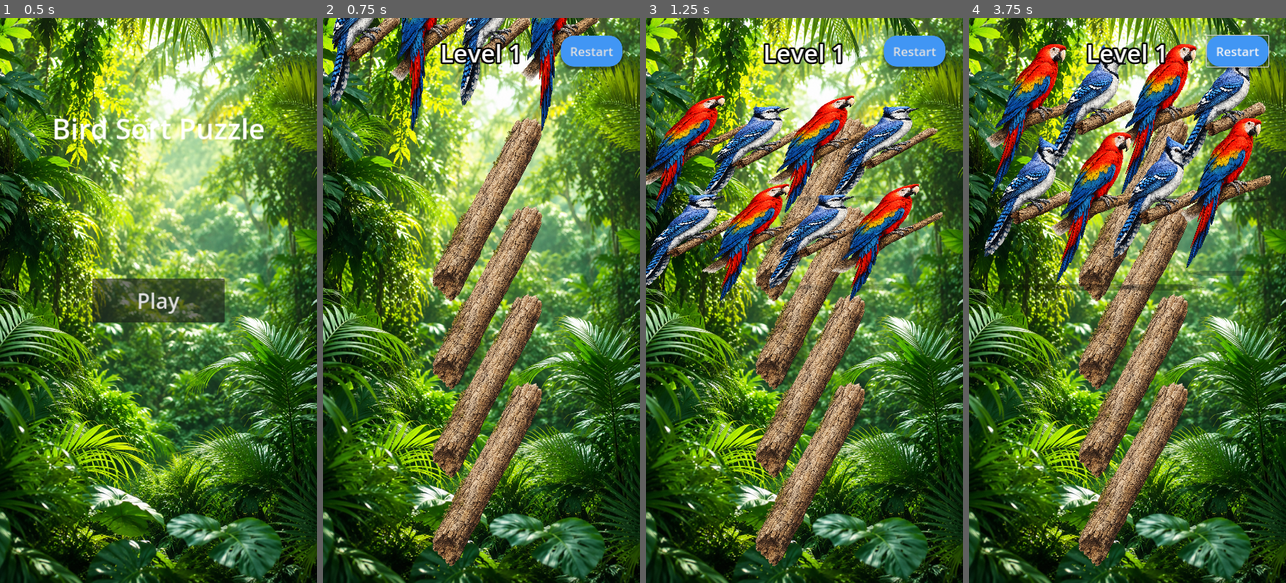
Above: before the commit, frames 1-4 (left to right).
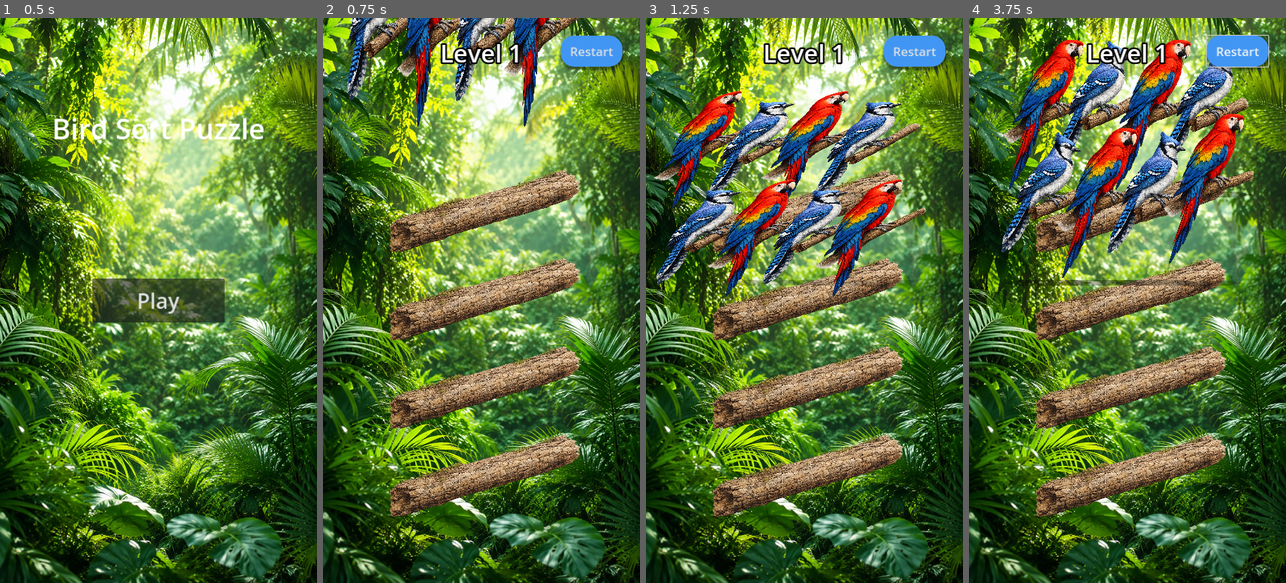
Above: after the commit, the same moments.

Repository: infoj143-png/Bird-Sort-Color-Puzzle
Game: Godot game, scene res://scenes/MainMenu.tscn
The game is run twice, just before and just after one commit, with the same random seed, the same clock (stepped at 60 frames per second) and the same inputs.
Inputs (mouse positions are in pixels of both pictures, inside the frame that each line leads up to):
- Up to frame 1 (0.5 s): no input
- Up to frame 2 (0.75 s): click "Play" at 0.5 s
- Up to frame 3 (1.25 s): no input
- Up to frame 4 (3.75 s): click "Restart" at 1.25 s; click "Restart" at 2 s; click "Restart" at 2.75 s; move the mouse to (1197, 272) at 3.52 s; click (1197, 272) at 3.67 s

Frame 1 is identical in both runs. In frame 2, 30% of the frame differs, in the area x 2-88%, y 0-97%; in frame 3, 36%; in frame 4, 40%, in the area x 4-96%, y 3-97%.

Commit message:
Fix gameplay logic and layout issues
- Set branches to horizontal by resetting Sprite2D rotation in Branch.tscn.
- Refined slot positioning in branch.gd to ensure birds sit correctly.
- Fixed bird selection drift by animating the Visuals node instead of the root node in bird.gd.
- Improved tap detection in main.gd to avoid overlapping hitboxes and support selection switching.
- Cleaned up bird movement logic to ensure selection state is reset upon moving.

Co-authored-by: infoj143-png <226180196+infoj143-png@users.noreply.github.com>

Diff:
--- a/scenes/Branch.tscn
+++ b/scenes/Branch.tscn
@@ -8,8 +8,7 @@
 
 [node name="Sprite2D" type="Sprite2D" parent="."]
 z_index = -1
-rotation = -0.785398
-scale = Vector2(0.4, 0.4)
+scale = Vector2(1, 1)
 texture = ExtResource("2_texture")
 
 [node name="Slots" type="Node2D" parent="."]
--- a/scripts/bird.gd
+++ b/scripts/bird.gd
@@ -96,24 +96,25 @@
 
 	if is_selected:
 		var target_y = -70
-		_selection_tween.tween_property(self, "position:y", target_y, 0.25).set_trans(Tween.TRANS_QUAD).set_ease(Tween.EASE_OUT)
+		_selection_tween.tween_property(visuals, "position:y", target_y, 0.25).set_trans(Tween.TRANS_QUAD).set_ease(Tween.EASE_OUT)
 		_selection_tween.finished.connect(func():
 			if is_selected:
 				_selection_tween = create_tween().set_loops()
-				_selection_tween.tween_property(visuals, "position:y", -25, 0.4).set_trans(Tween.TRANS_SINE)
-				_selection_tween.tween_property(visuals, "position:y", 0, 0.4).set_trans(Tween.TRANS_SINE)
+				_selection_tween.tween_property(visuals, "position:y", -95, 0.4).set_trans(Tween.TRANS_SINE)
+				_selection_tween.tween_property(visuals, "position:y", -70, 0.4).set_trans(Tween.TRANS_SINE)
 		)
 		# Shadow fades when jumping
 		create_tween().tween_property(shadow, "modulate:a", 0.1, 0.25)
 		create_tween().tween_property(shadow, "scale", Vector2(0.5, 0.5), 0.25)
 	else:
-		_selection_tween.tween_property(self, "position:y", 0, 0.25).set_trans(Tween.TRANS_QUAD).set_ease(Tween.EASE_OUT)
-		visuals.position.y = 0
+		_selection_tween.tween_property(visuals, "position:y", 0, 0.25).set_trans(Tween.TRANS_QUAD).set_ease(Tween.EASE_OUT)
 		create_tween().tween_property(shadow, "modulate:a", 0.3, 0.25)
 		update_color_visual() # Reset shadow scale
 
 func move_to(target_position: Vector2):
 	if _idle_tween: _idle_tween.pause()
+	if _selection_tween: _selection_tween.kill()
+	visuals.position.y = 0
 	shadow.hide()
 
 	var start_pos = position
--- a/scripts/branch.gd
+++ b/scripts/branch.gd
@@ -24,13 +24,13 @@
 			sprite.scale = Vector2(s, s)
 
 			# Optimal slot spacing for exactly 4 birds
-			var total_width = target_width * 0.85
+			var total_width = target_width * 0.7
 			var spacing = total_width / (MAX_BIRDS - 1)
 			for i in range(slots.get_child_count()):
 				var slot = slots.get_child(i)
 				var x_pos = -(total_width / 2.0) + i * spacing
 				# Sit perfectly on top of the wooden branch visual
-				slot.position = Vector2(x_pos, -5)
+				slot.position = Vector2(x_pos, -15)
 
 func add_bird(bird: Node2D):
 	birds.append(bird)
--- a/scripts/main.gd
+++ b/scripts/main.gd
@@ -99,16 +99,10 @@
 
 	if selected_branch == null:
 		if not clicked_branch.birds.is_empty():
-			selected_branch = clicked_branch
-			var birds_to_select = selected_branch.get_top_birds_of_same_color()
-			for bird in birds_to_select:
-				bird.set_selected(true)
+			select_branch(clicked_branch)
 	else:
 		if selected_branch == clicked_branch:
-			var birds_to_deselect = selected_branch.get_top_birds_of_same_color()
-			for bird in birds_to_deselect:
-				bird.set_selected(false)
-			selected_branch = null
+			deselect_current_branch()
 		else:
 			var moving_birds = selected_branch.get_top_birds_of_same_color()
 			var color = moving_birds[0].color
@@ -123,15 +117,34 @@
 				selected_branch = null
 				check_for_matches()
 			else:
-				for bird in moving_birds:
-					bird.set_selected(false)
-				selected_branch = null
+				# If we can't move to this branch, but the clicked branch has birds,
+				# switch selection to the clicked branch.
+				if not clicked_branch.birds.is_empty():
+					deselect_current_branch()
+					select_branch(clicked_branch)
+				else:
+					deselect_current_branch()
+
+func select_branch(branch: Node2D):
+	selected_branch = branch
+	var birds_to_select = selected_branch.get_top_birds_of_same_color()
+	for bird in birds_to_select:
+		bird.set_selected(true)
+
+func deselect_current_branch():
+	if selected_branch:
+		var birds_to_deselect = selected_branch.get_top_birds_of_same_color()
+		for bird in birds_to_deselect:
+			bird.set_selected(false)
+		selected_branch = null
 
 func get_branch_at_pos(pos: Vector2) -> Node2D:
 	for branch in branches:
-		var width = 550 * branch.scale.x
+		# Use a narrower width to prevent overlap in two-column layouts
+		var width = 350 * branch.scale.x
 		var height = 180 * branch.scale.y
-		var rect = Rect2(branch.position.x - width/2, branch.position.y - height/2 - 60, width, height)
+		# Offset Y to better cover both the branch and the birds on it
+		var rect = Rect2(branch.position.x - width/2, branch.position.y - height/2 - 100, width, height + 100)
 		if rect.has_point(pos):
 			return branch
 	return null
